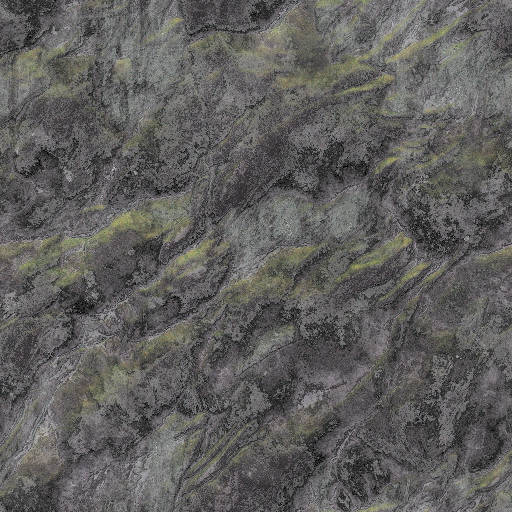
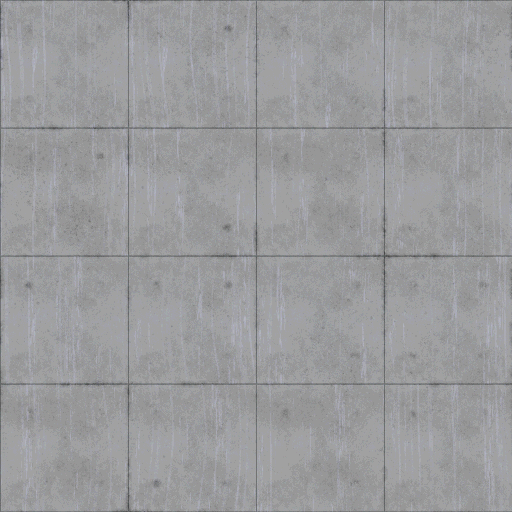
Two versions of the same layered image (512x512). Layer-by-layer changes:
added group "Concrete007_Color.png" (1st of 2) with 2 layers above "Concrete044B_Color.png" over (0, 0, 512, 512)
added layer "Concrete007_Color.png" (2nd of 2, in "Concrete007_Color.png") in group "Concrete007_Color.png" over (0, 0, 512, 512)
hid group "Rock012_Color.png" (2 layers) over (0, 0, 512, 512)
painted on "Copy of Rock012_Color.png" over (0, 0, 512, 512)
hid group "Rocks011_Greyscale_Brighter.png" (1st of 2) (3 layers) over (0, 0, 512, 512)
painted on "Rock035_Color_b.png" over (0, 0, 512, 512)
painted on "Rocks011_Greyscale_Brighter.png" (2nd of 2, in "Rocks011_Greyscale_Brighter.png") over (0, 0, 512, 512)